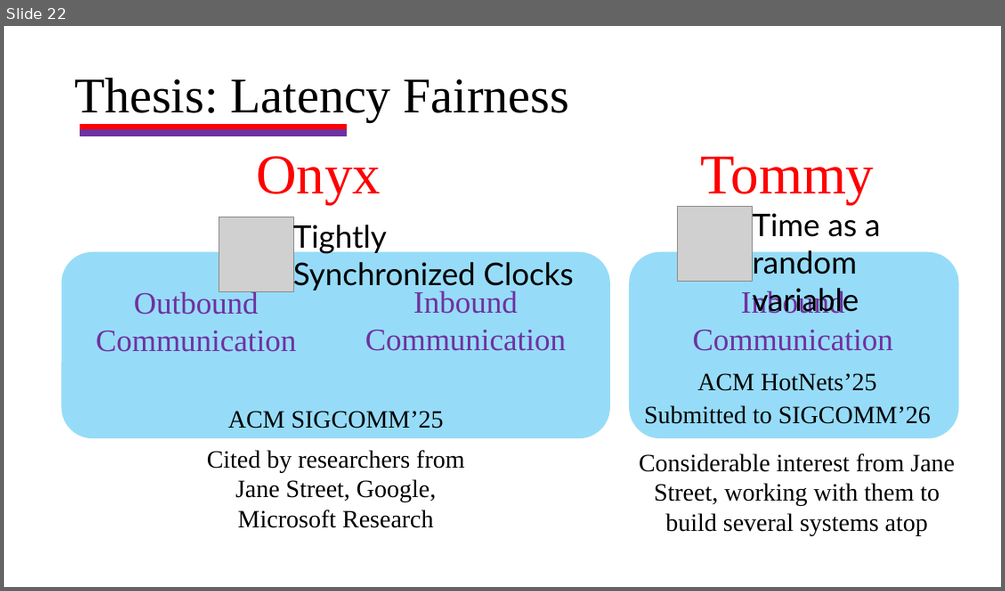
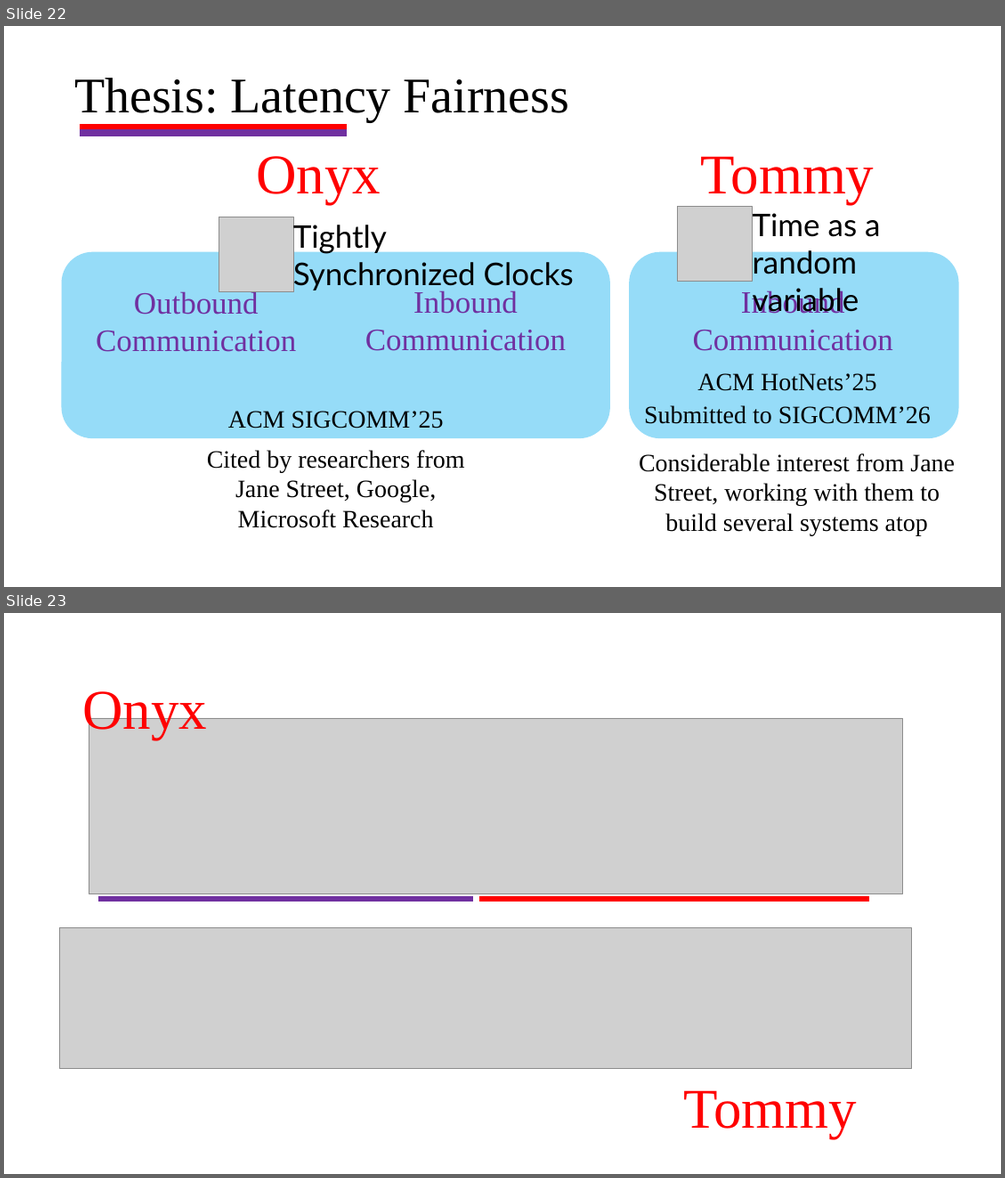
Before and after one commit to HaseebLUMS/Onyx-Presentation, a slide deck: thesis-latency-fairness.pptx. Shown one above the other, each under a label of ours: slide 22 before the commit, slides 22 and 23 after it. The pictures are 1005x591 and 1005x1178 pixels, drawn with LibreOffice and Linux fonts; fonts in the diff are those of the drawing; grey boxes stand for pictures. Boxes give left, top, right and bottom in pixels: in the first picture for what was removed or moved away, otherwise in the second. Text is boxed around its words. In the diff, an @@ line names an element or a change of style, - is before the commit and + after.

Commit message:
update presentation

```diff
--- a/thesis-latency-fairness.pptx
+++ b/thesis-latency-fairness.pptx
@@ slide 23 added at (4, 613, 1001, 1174), background #FFFFFF @@
@@ text added at (82, 686, 207, 740), 54 pt, text #FF0000 @@
+Onyx
@@ picture added at (89, 718, 903, 893) @@
@@ rectangle added at (98, 898, 472, 901), fill #7030A0, outline #7030A0 1.5 pt @@
@@ rectangle added at (480, 897, 868, 900), fill #FF0000, outline #FF0000 1.5 pt @@
@@ picture added at (60, 928, 912, 1069) @@
@@ text added at (683, 1090, 857, 1139), 54 pt, text #FF0000 @@
+Tommy
```
